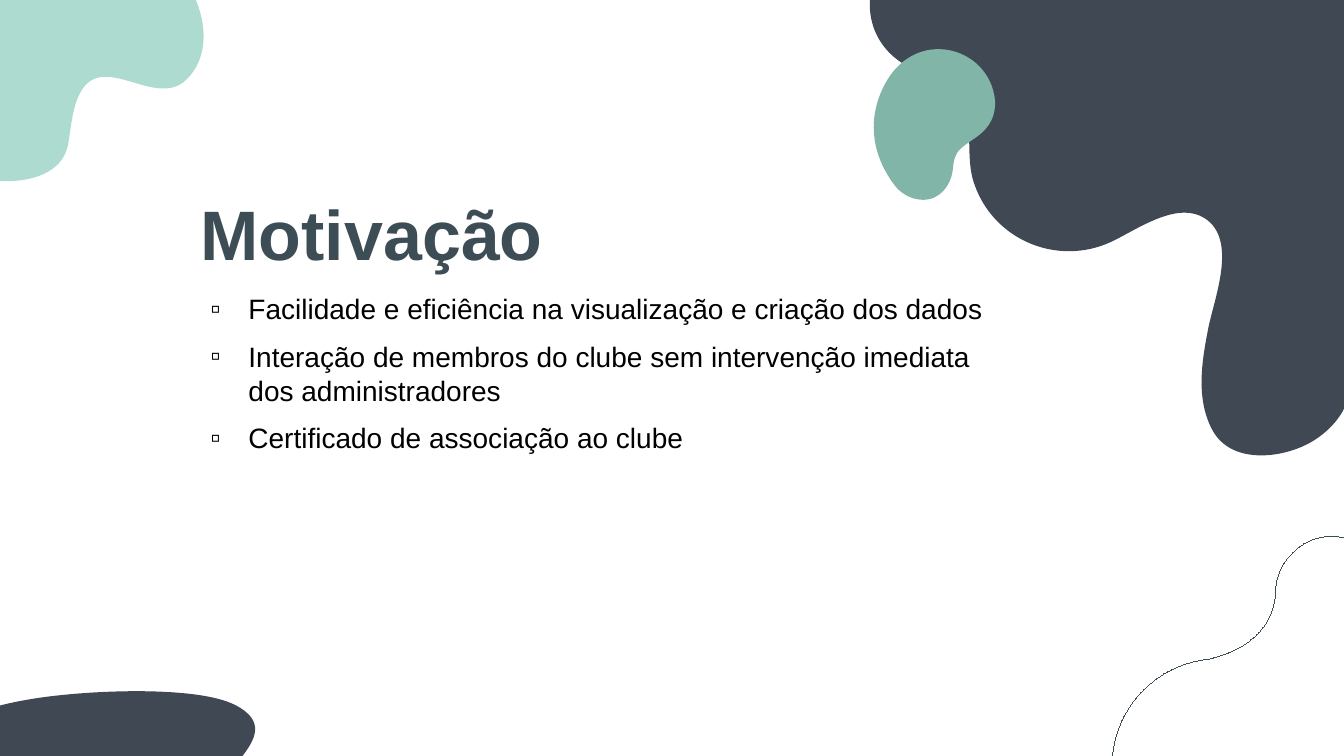
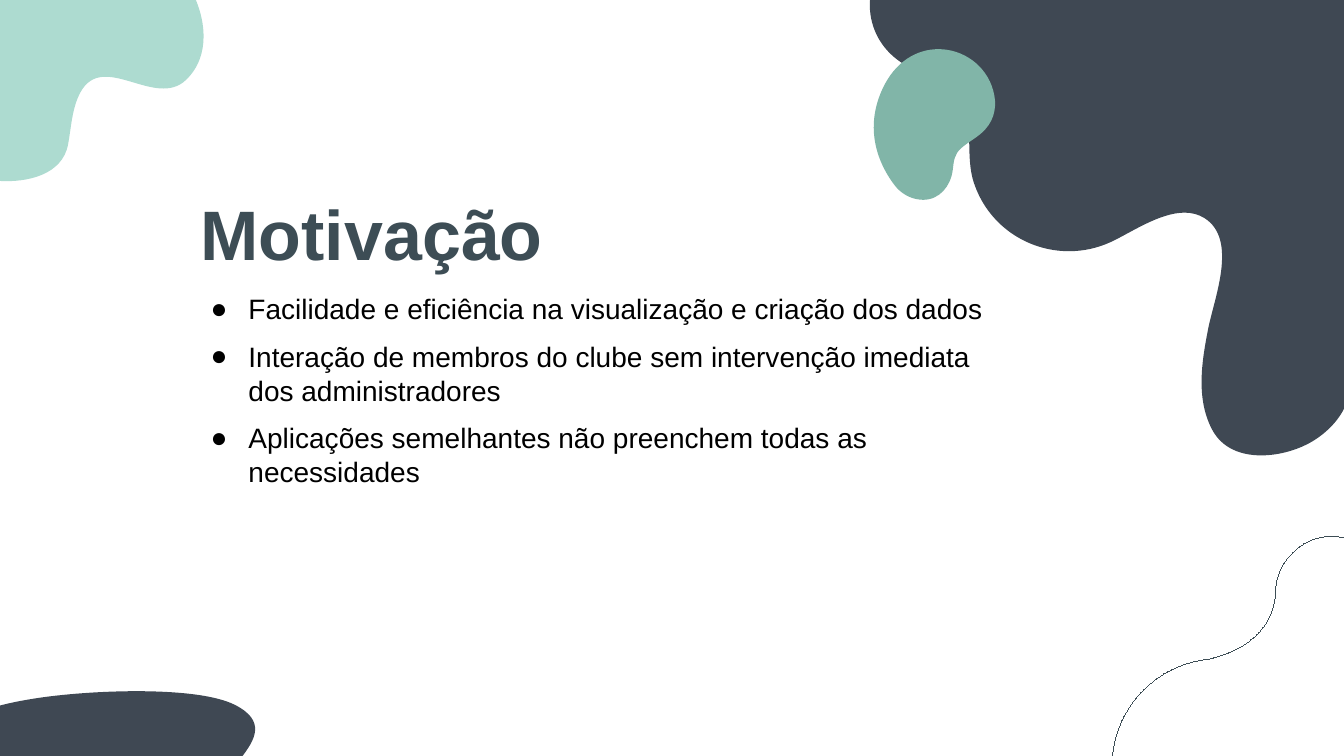
Before and after one commit to BernardoFMF/surf-management-app, a slide deck: slide 3 of docs/demonstracao-progresso.pptx (slide 2 before the commit). Drawn at 1344x756 pixels with LibreOffice and Linux fonts; fonts in the diff are those of the drawing. Boxes give left, top, right and bottom in pixels: in the first picture for what was removed or moved away, otherwise in the second. Text is boxed around its words. In the diff, an @@ line names an element or a change of style, - is before the commit and + after.

```diff
--- a/docs/demonstracao-progresso.pptx
+++ b/docs/demonstracao-progresso.pptx
@@ subtitle at bbox=[248, 427, 867, 483]: text changed @@
-▫ Certificado de associação ao clube
+● Aplicações semelhantes não preenchem todas as necessidades
```
Also in this commit, not shown: 5 other slides changed, 1 slide added.
